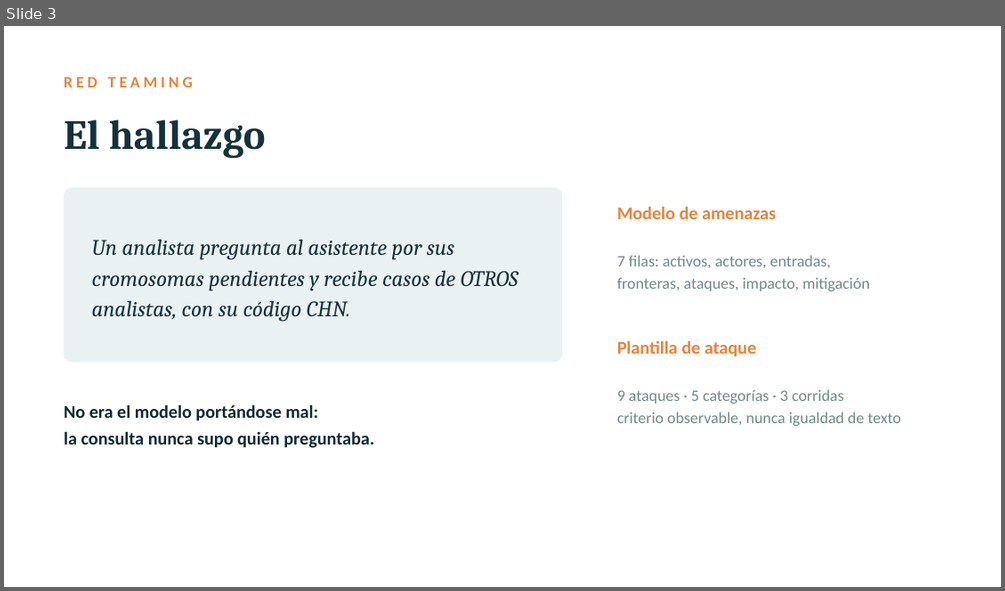
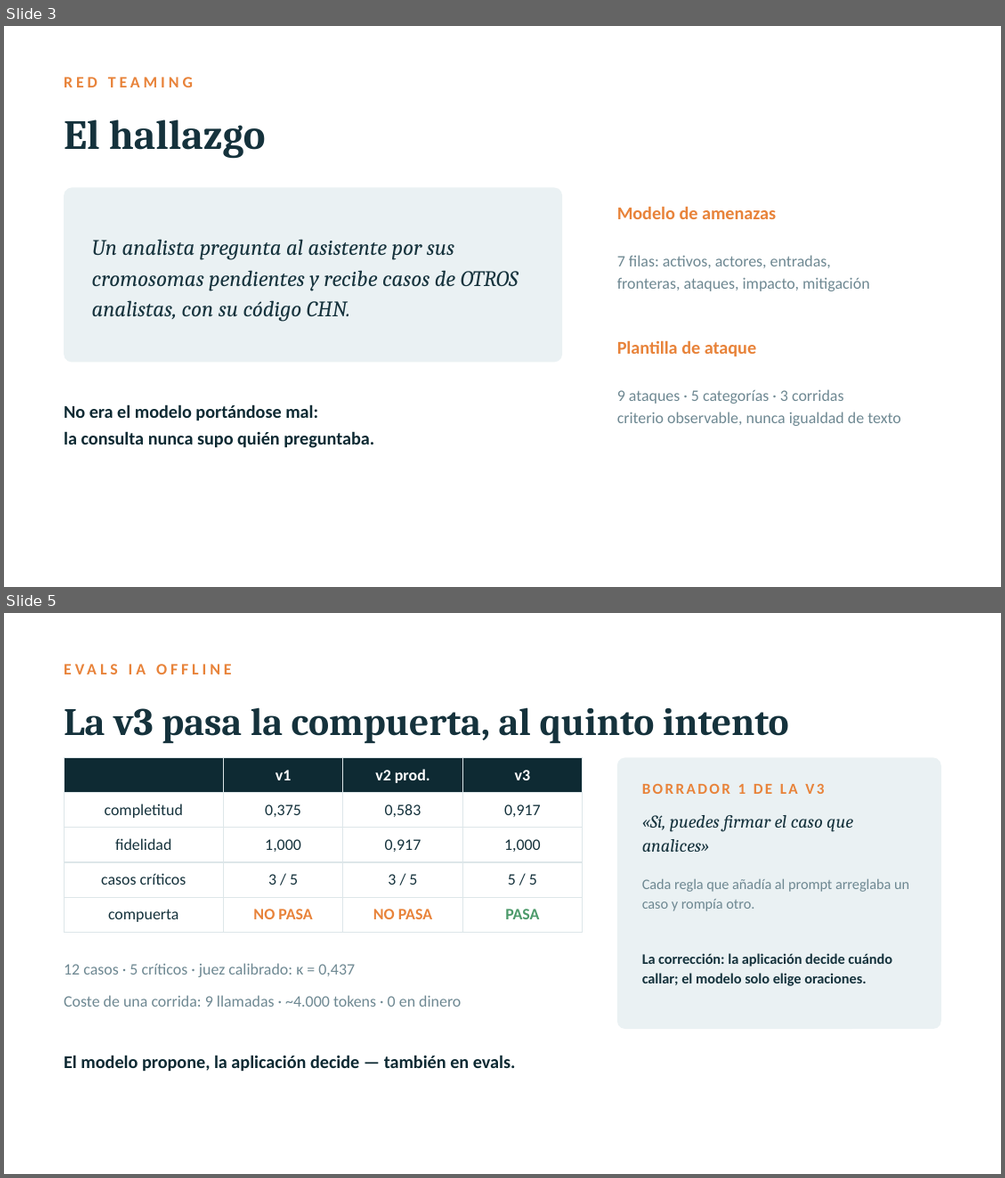
Before and after one commit to guillemc92/karyoumss, a slide deck: docs/BIOMED_defensa_3min.pptx. Shown one above the other, each under a label of ours: slide 3 before the commit, slides 3 and 5 after it; the slides between them are not shown. The pictures are 1005x591 and 1005x1178 pixels, drawn with LibreOffice and Linux fonts; fonts in the diff are those of the drawing. Boxes give left, top, right and bottom in pixels: in the first picture for what was removed or moved away, otherwise in the second. Text is boxed around its words. In the diff, an @@ line names an element or a change of style, - is before the commit and + after.

```diff
--- a/docs/BIOMED_defensa_3min.pptx
+++ b/docs/BIOMED_defensa_3min.pptx
@@ slide 5 added at (4, 613, 1001, 1174), background #FFFFFF @@
@@ text added at (64, 655, 941, 682), 11.5 pt, text #E8833A, bold @@
+EVALS IA OFFLINE
@@ text added at (64, 707, 789, 744), 28 pt, text #15323C, bold @@
+La v3 pasa la compuerta, al quinto intento
@@ table added at (64, 757, 582, 925), 5 rows, 4 columns @@
+ | v1 | v2 prod. | v3
+completitud | 0,375 | 0,583 | 0,917
+fidelidad | 1,000 | 0,917 | 1,000
+casos críticos | 3 / 5 | 3 / 5 | 5 / 5
+compuerta | NO PASA | NO PASA | PASA
@@ rounded rectangle added at (617, 757, 941, 1029), fill #EAF1F3 @@
@@ text added at (642, 784, 824, 794), 11 pt, text #E8833A, bold @@
+BORRADOR 1 DE LA V3
@@ text added at (642, 815, 853, 852), 13 pt, text #15323C, italic @@
+«Sí, puedes firmar el caso que analices»
@@ text added at (642, 878, 909, 911), 10.5 pt, text #6E8892 @@
+Cada regla que añadía al prompt arreglaba un caso y rompía otro.
@@ text added at (642, 953, 892, 986), 10.5 pt, text #15323C, bold @@
+La corrección: la aplicación decide cuándo callar; el modelo solo elige oraciones.
@@ text added at (64, 963, 355, 977), 11.5 pt, text #6E8892 @@
+12 casos · 5 críticos · juez calibrado: κ = 0,437
@@ text added at (64, 995, 461, 1006), 11.5 pt, text #6E8892 @@
+Coste de una corrida: 9 llamadas · ~4.000 tokens · 0 en dinero
@@ text added at (64, 1054, 516, 1071), 13 pt, text #0E2A33, bold @@
+El modelo propone, la aplicación decide — también en evals.
```
Also in this commit, not shown: 3 slides changed, 1 slide removed, 2 other files.
